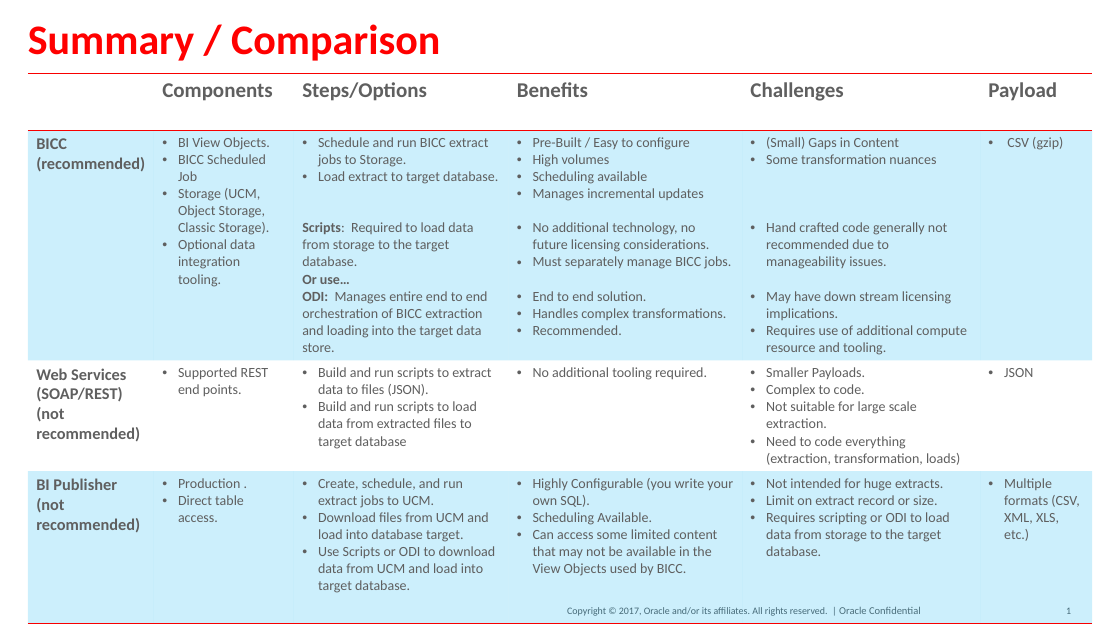
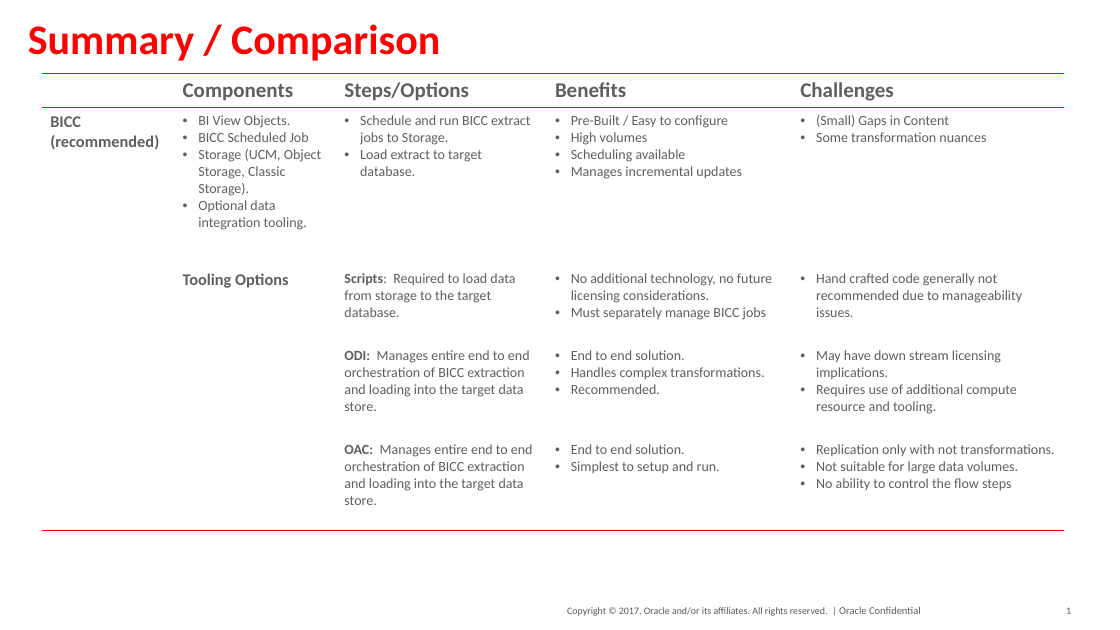
Before and after one commit to dgcameron/erpcloudextract, a slide deck: slide 1 of Architecture_Options_for_Fusion_Data_Extraction.pptx. Drawn at 1120x630 pixels with LibreOffice and Linux fonts; fonts in the diff are those of the drawing; background and template pictures are left out. Boxes give left, top, right and bottom in pixels: in the first picture for what was removed or moved away, otherwise in the second. Text is boxed around its words. In the diff, an @@ line names an element or a change of style, - is before the commit and + after.

Commit message:
updates

```diff
--- a/Architecture_Options_for_Fusion_Data_Extraction.pptx
+++ b/Architecture_Options_for_Fusion_Data_Extraction.pptx
@@ table at bbox=[42, 74, 1065, 526] @@
- | Components | Steps/Options | Benefits | Challenges | Payload
-BICC / (recommended) | BI View Objects. / BICC Scheduled Job / Storage (UCM, Object Storage, Classic Storage). / Optional data integration tooling. | Schedule and run BICC extract jobs to Storage. / Load extract to target database. / Scripts: Required to load data from storage to the target database. / Or use… / ODI: Manages entire end to end orchestration of BICC extraction and loading into the target data store. | Pre-Built / Easy to configure / High volumes / Scheduling available / Manages incremental updates / No additional technology, no future licensing considerations. / Must separately manage BICC jobs. / End to end solution. / Handles complex transformations. / Recommended. | (Small) Gaps in Content / Some transformation nuances / Hand crafted code generally not recommended due to manageability issues. / May have down stream licensing implications. / Requires use of additional compute resource and tooling. | CSV (gzip)
-Web Services / (SOAP/REST) / (not recommended) | Supported REST end points. | Build and run scripts to extract data to files (JSON). / Build and run scripts to load data from extracted files to target database | No additional tooling required. | Smaller Payloads. / Complex to code. / Not suitable for large scale extraction. / Need to code everything (extraction, transformation, loads) | JSON
-BI Publisher / (not recommended) | Production . / Direct table access. | Create, schedule, and run extract jobs to UCM. / Download files from UCM and load into database target. / Use Scripts or ODI to download data from UCM and load into target database. | Highly Configurable (you write your own SQL). / Scheduling Available. / Can access some limited content that may not be available in the View Objects used by BICC. | Not intended for huge extracts. / Limit on extract record or size. / Requires scripting or ODI to load data from storage to the target database. | Multiple formats (CSV, XML, XLS, etc.)
+ | Components | Steps/Options | Benefits | Challenges
+BICC / (recommended) | BI View Objects. / BICC Scheduled Job / Storage (UCM, Object Storage, Classic Storage). / Optional data integration tooling. | Schedule and run BICC extract jobs to Storage. / Load extract to target database. | Pre-Built / Easy to configure / High volumes / Scheduling available / Manages incremental updates | (Small) Gaps in Content / Some transformation nuances
+ | Tooling Options | Scripts: Required to load data from storage to the target database. | No additional technology, no future licensing considerations. / Must separately manage BICC jobs | Hand crafted code generally not recommended due to manageability issues.
+ |  | ODI: Manages entire end to end orchestration of BICC extraction and loading into the target data store. | End to end solution. / Handles complex transformations. / Recommended. | May have down stream licensing implications. / Requires use of additional compute resource and tooling.
+ |  | OAC: Manages entire end to end orchestration of BICC extraction and loading into the target data store. | End to end solution. / Simplest to setup and run. | Replication only with not transformations. / Not suitable for large data volumes. / No ability to control the flow steps
@@ table: place and size @@
-table at bbox=[28, 74, 1091, 619]
+table at bbox=[42, 74, 1065, 526]
```
Also in this commit, not shown: 1 slide added.
